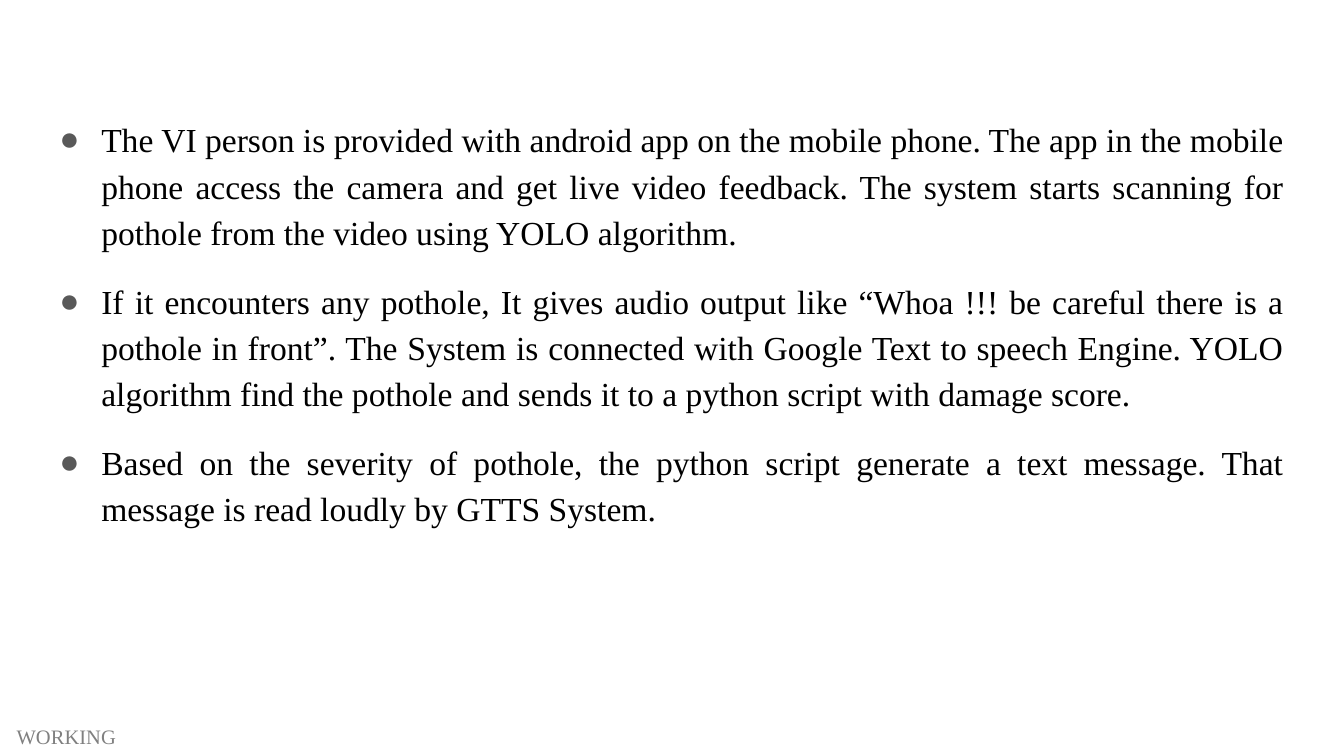
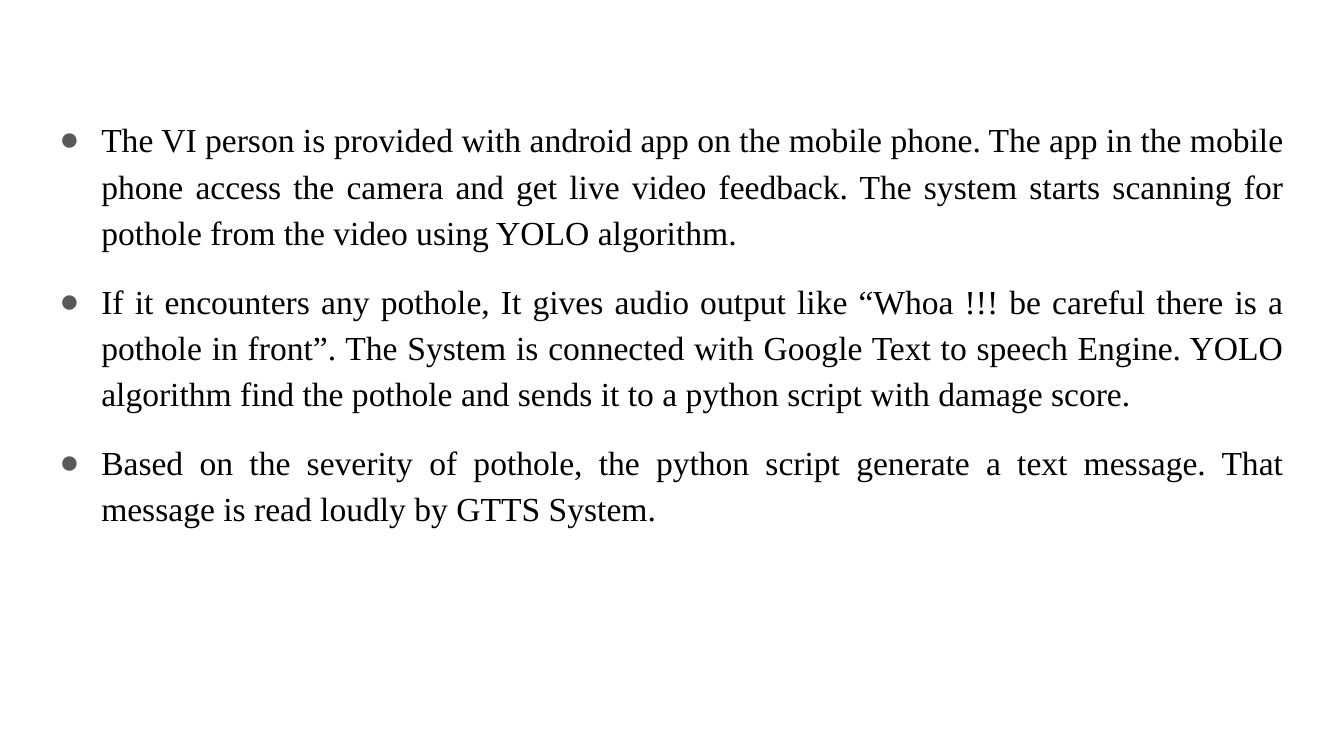
Before and after one commit to balajivijay-tech/project-blindly, a slide deck: slide 9 of presentation 1/POTHOLE DETECTION FOR VISUALLY IMPAIRED USING YOLO V1.pptx. Drawn at 1344x756 pixels with LibreOffice and Linux fonts; fonts in the diff are those of the drawing. Boxes give left, top, right and bottom in pixels: in the first picture for what was removed or moved away, otherwise in the second. Text is boxed around its words. In the diff, an @@ line names an element or a change of style, - is before the commit and + after.

```diff
--- a/presentation 1/POTHOLE DETECTION FOR VISUALLY IMPAIRED USING YOLO V1.pptx
+++ b/presentation 1/POTHOLE DETECTION FOR VISUALLY IMPAIRED USING YOLO V1.pptx
@@ text removed at (17, 730, 116, 744) @@
-WORKING
```
Also in this commit, not shown: 11 other slides changed.
